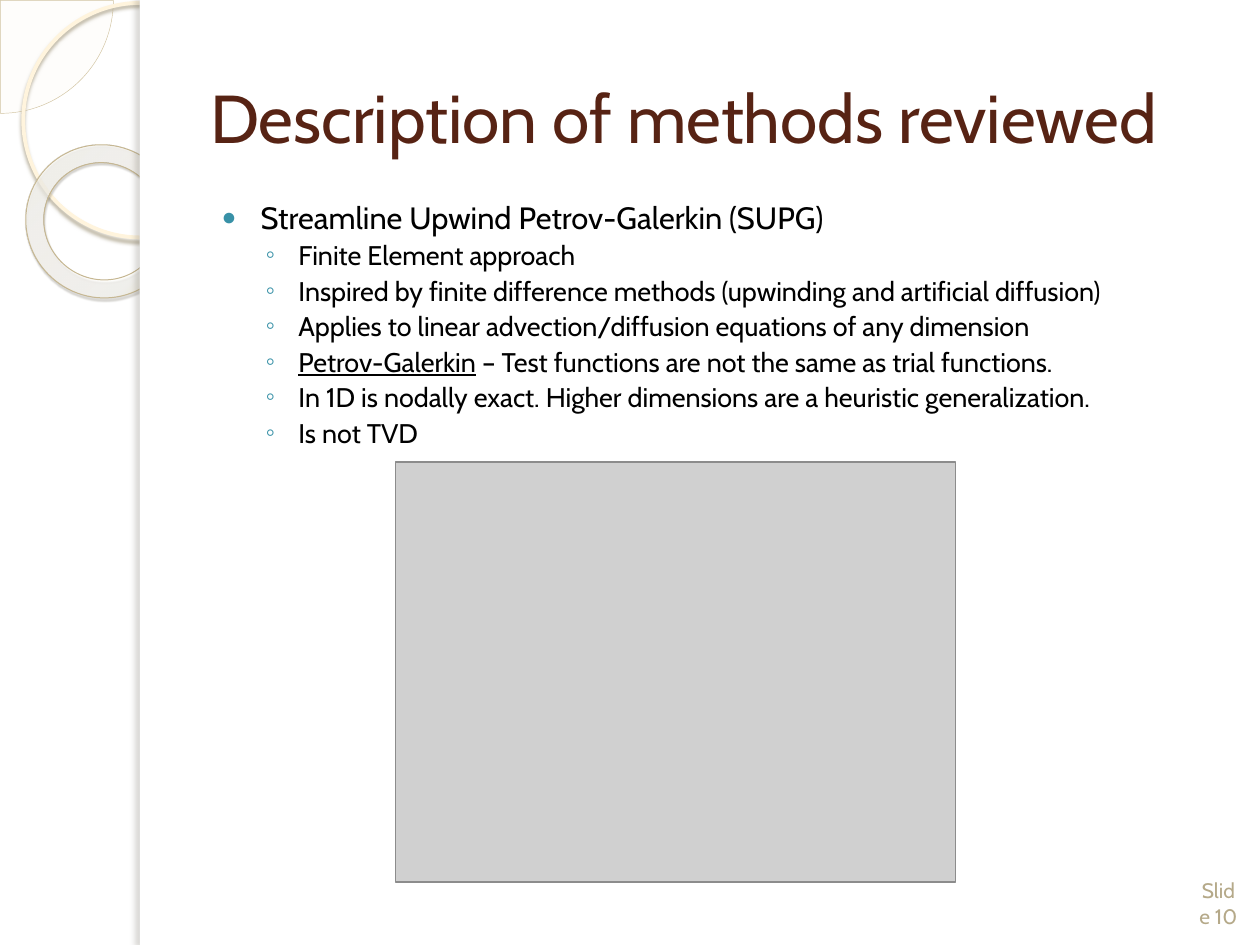
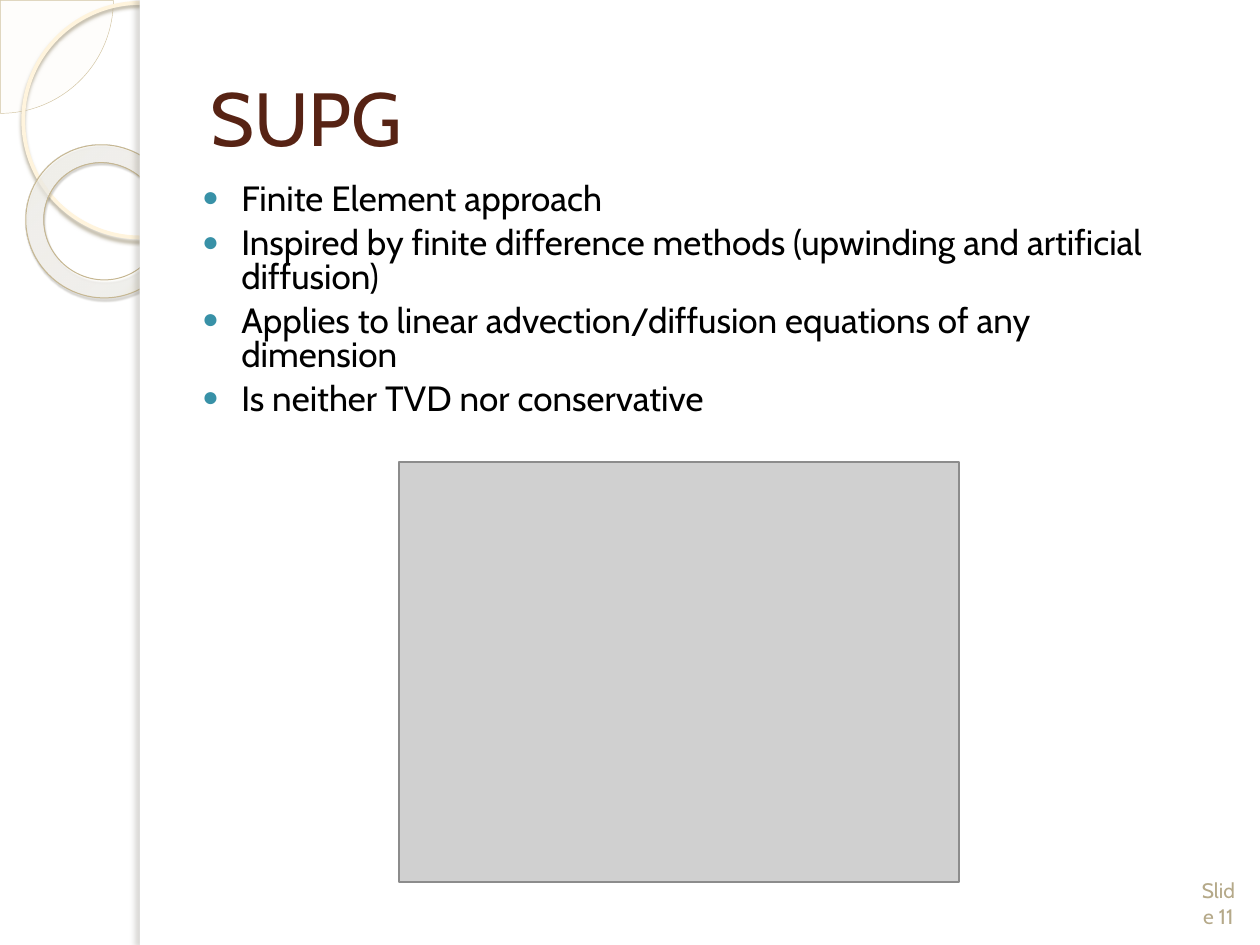
Before and after one commit to wmatern/summer_LANL, a slide deck: slide 11 of Final Research Presentation/Final_LongPres_Davis_Matern.pptx (slide 10 before the commit). Drawn at 1260x945 pixels with LibreOffice and Linux fonts; fonts in the diff are those of the drawing; grey boxes stand for pictures; background and template pictures are left out. Boxes give left, top, right and bottom in pixels: in the first picture for what was removed or moved away, otherwise in the second. Text is boxed around its words. In the diff, an @@ line names an element or a change of style, - is before the commit and + after.

```diff
--- a/Final Research Presentation/Final_LongPres_Davis_Matern.pptx
+++ b/Final Research Presentation/Final_LongPres_Davis_Matern.pptx
@@ title at (210, 92, 402, 147): text changed; size 38.7 to 43 pt @@
-Description of methods reviewed
+SUPG
@@ text "Finite Element approach": place and size @@
-text "Finite Element approach" at (261, 206, 1100, 444)
+text "Finite Element approach" at (241, 184, 1142, 412)
@@ text at (241, 184, 1142, 368): size 15.4 to 20 pt in "Finite Element approach", "Inspired by finite difference methods (upwinding and ...", "Applies to linear advection/diffusion equations of any ..."; bullet ◦ to ●; list level 2 to 1 in "Finite Element approach"; list level 2 to 1 in "Inspired by finite difference methods ..."; list level 2 to 1 in "Applies to linear advection/diffusion equations ..." @@
@@ text at (261, 206, 823, 236): paragraph removed @@
-● Streamline Upwind Petrov-Galerkin (SUPG)
@@ text at (241, 384, 704, 412): text changed; size 15.4 to 20 pt @@
-  ◦ Petrov-Galerkin – Test functions are not the same as trial functions.
-  ◦ In 1D is nodally exact. Higher dimensions are a heuristic generalization.
-  ◦ Is not TVD
+● Is neither TVD nor conservative
@@ picture: place and size @@
-picture at (396, 462, 955, 882)
+picture at (399, 462, 959, 882)
@@ page number at (1219, 909, 1234, 924): text changed @@
-Slide 10
+Slide 11
```
Also in this commit, not shown: 9 other slides changed, 5 slides added, 5 slides removed, 14 other files.
